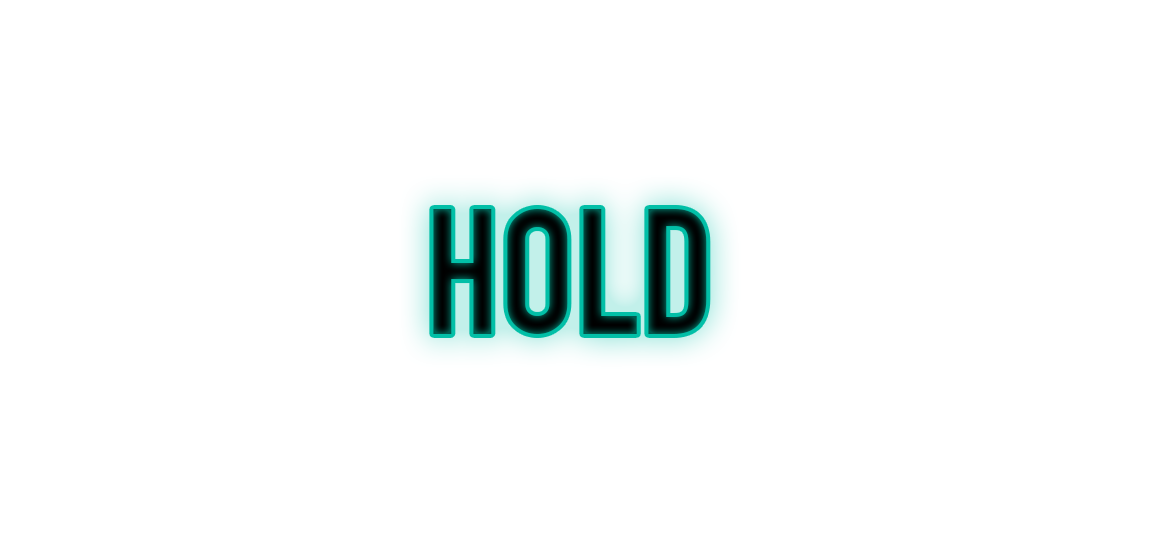
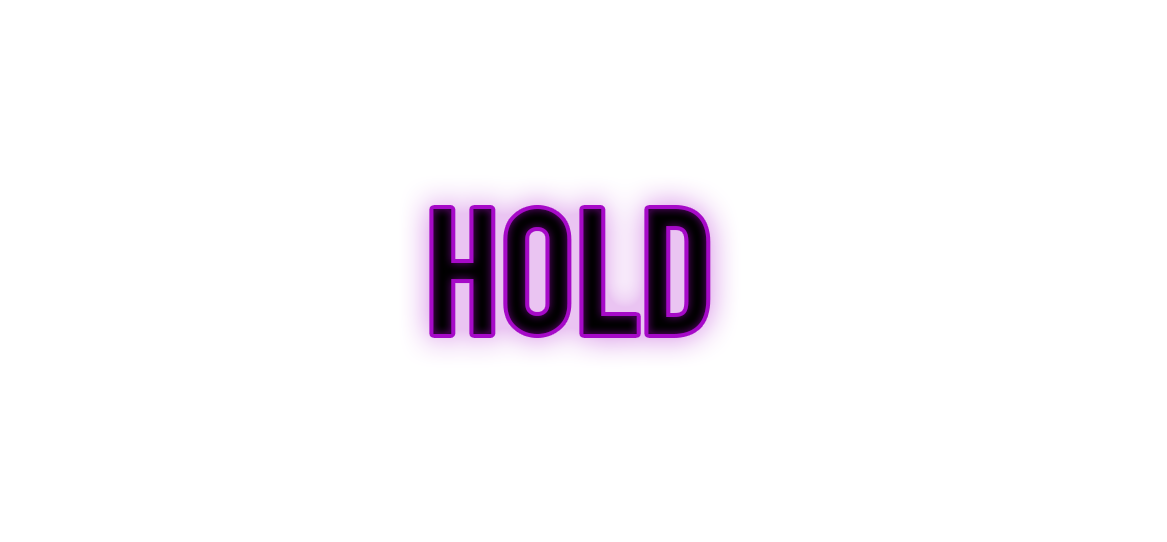
Layered file, before and after one edit (1167×542). Changes by layer:
pixels changed over (403, 179, 736, 364) (layer not identified)
